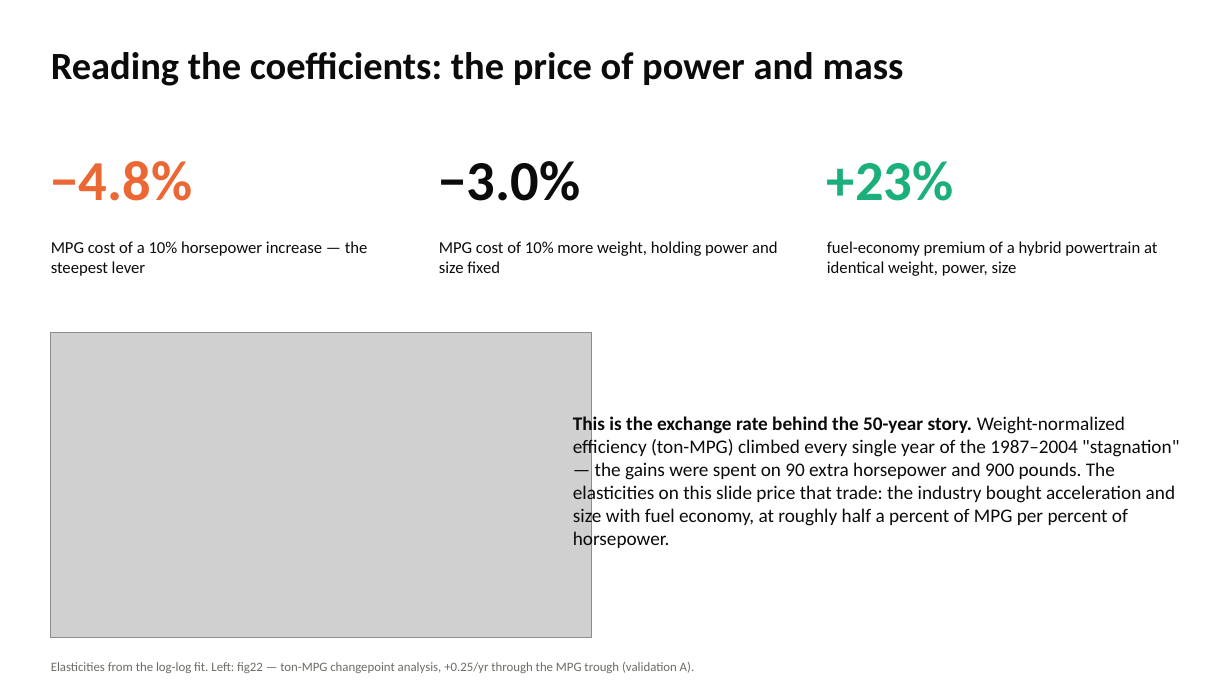
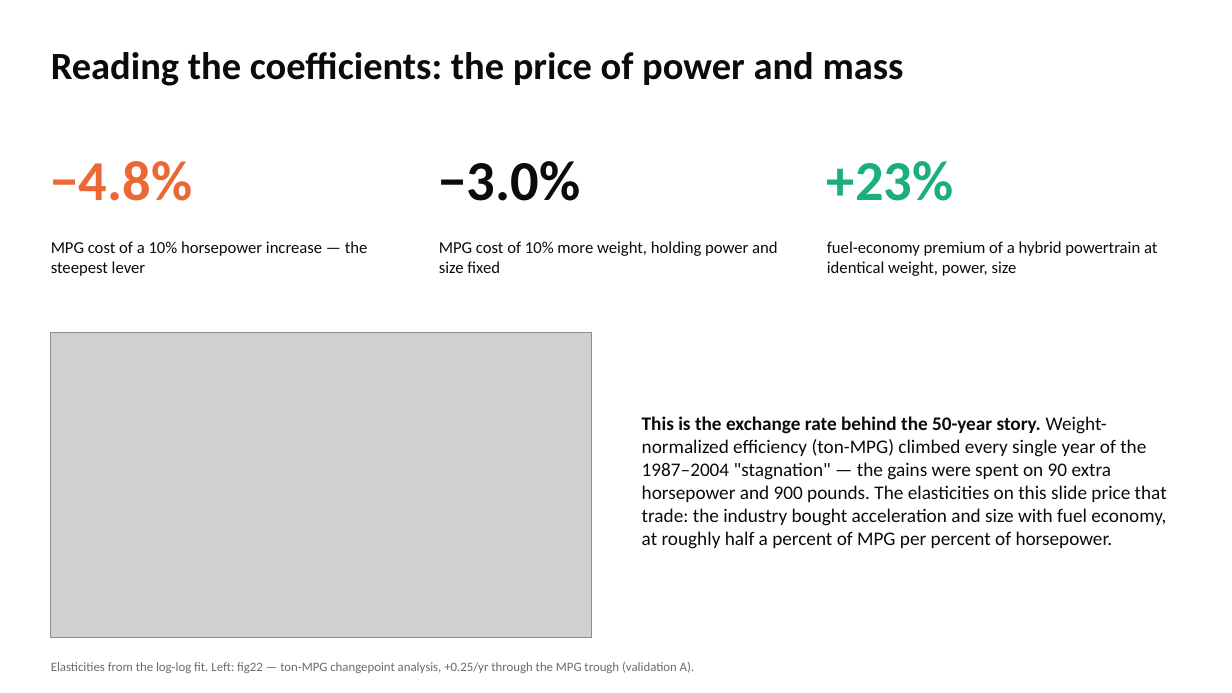
Before and after one commit to SCherwonik/OS3180, a slide deck: slide 10 of MPG Prediction Deck.pptx. Drawn at 1232x693 pixels with LibreOffice and Linux fonts; fonts in the diff are those of the drawing; grey boxes stand for pictures. Boxes give left, top, right and bottom in pixels: in the first picture for what was removed or moved away, otherwise in the second. Text is boxed around its words. In the diff, an @@ line names an element or a change of style, - is before the commit and + after.

```diff
--- a/MPG Prediction Deck.pptx
+++ b/MPG Prediction Deck.pptx
@@ text "This is the exchange rate ..." rewrapped from [573, 414, 1179, 551] to [642, 416, 1167, 549] @@
```
Also in this commit, not shown: 4 other slides changed, 6 other files.
